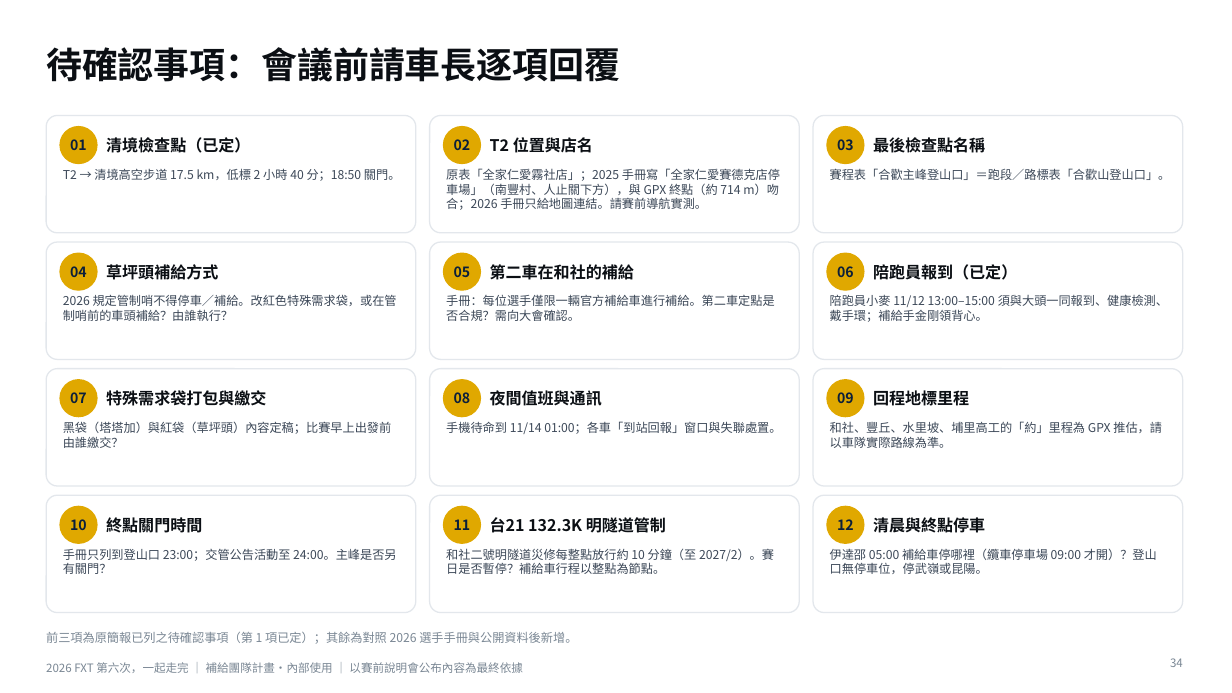
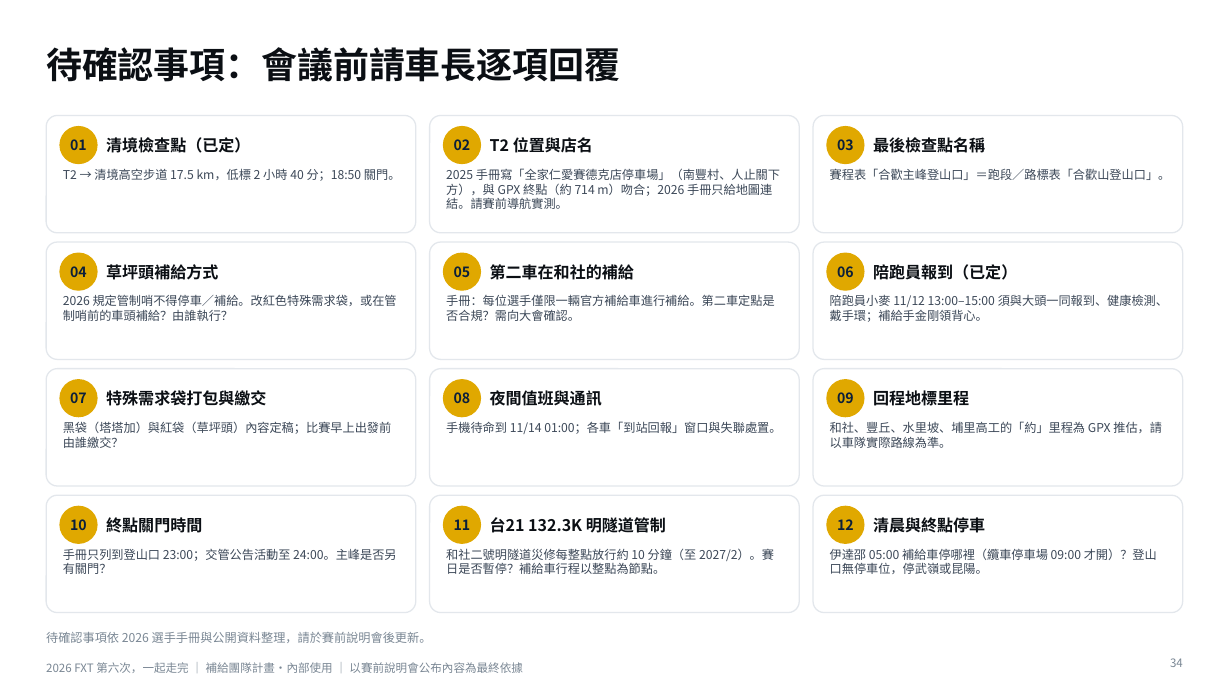
Before and after one commit to powermovebboy-sys/Race-site, a slide deck: slide 34 of deck/2026_FXT_第六次一起走完.pptx. Drawn at 1232x693 pixels with LibreOffice and Linux fonts; fonts in the diff are those of the drawing. Boxes give left, top, right and bottom in pixels: in the first picture for what was removed or moved away, otherwise in the second. Text is boxed around its words. In the diff, an @@ line names an element or a change of style, - is before the commit and + after.

```diff
--- a/deck/2026_FXT_第六次一起走完.pptx
+++ b/deck/2026_FXT_第六次一起走完.pptx
@@ text at (446, 168, 780, 209): text changed @@
-原表「全家仁愛霧社店」；2025 手冊寫「全家仁愛賽德克店停車場」（南豐村、人止關下方），與 GPX 終點（約 714 m）吻合；2026 手冊只給地圖連結。請賽前導航實測。
+2025 手冊寫「全家仁愛賽德克店停車場」（南豐村、人止關下方），與 GPX 終點（約 714 m）吻合；2026 手冊只給地圖連結。請賽前導航實測。
@@ text at (46, 632, 432, 643): text changed @@
-前三項為原簡報已列之待確認事項（第 1 項已定）；其餘為對照 2026 選手手冊與公開資料後新增。
+待確認事項依 2026 選手手冊與公開資料整理，請於賽前說明會後更新。
```
Also in this commit, not shown: 7 other slides changed, 2 other files.
